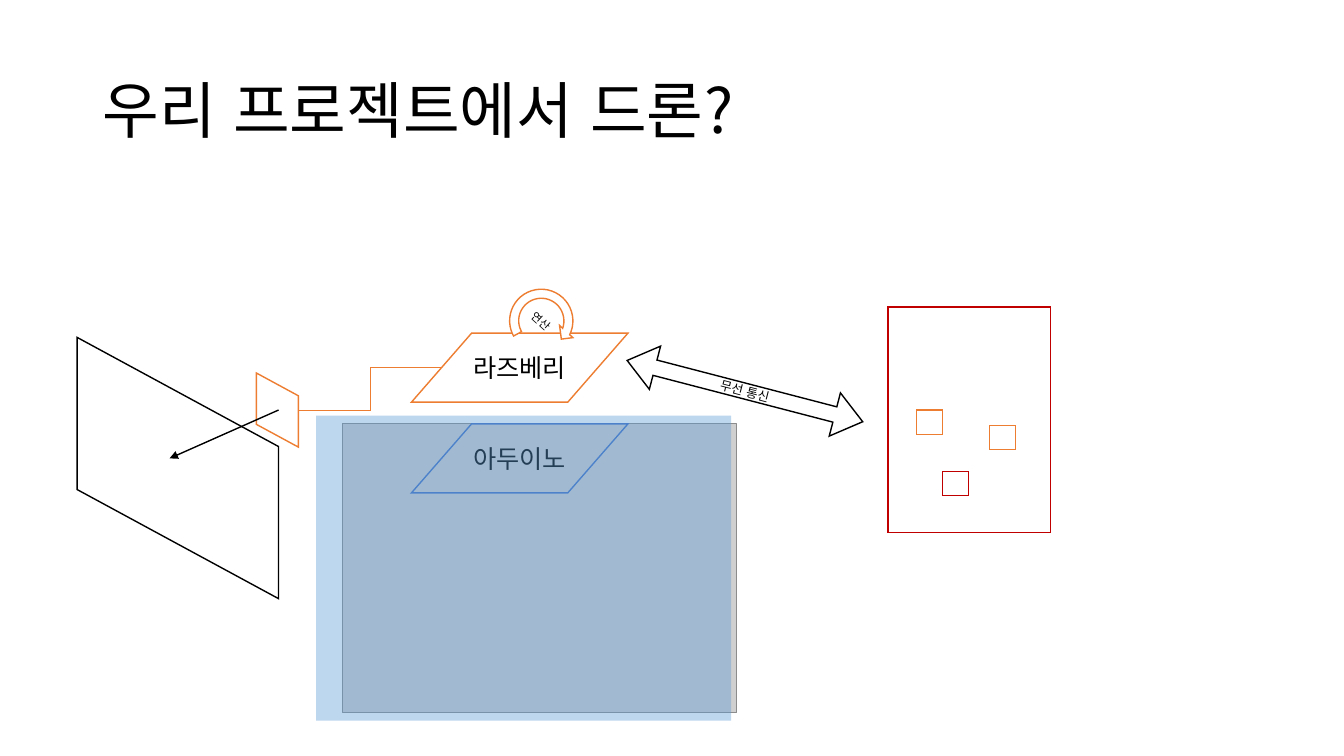
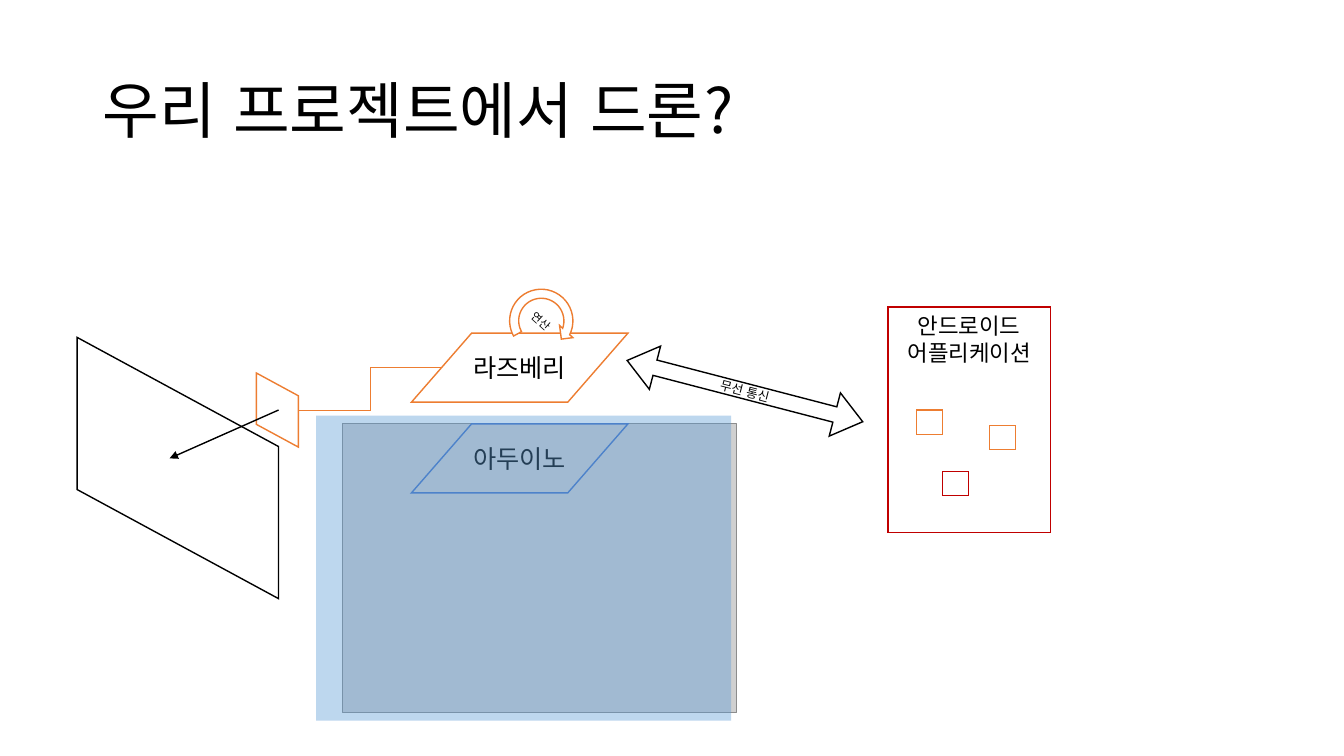
Before and after one commit to goofcode/MTDC, a slide deck: slide 2 of Study/20170430.pptx. Drawn at 1344x756 pixels with LibreOffice and Linux fonts; fonts in the diff are those of the drawing; grey boxes stand for pictures. Boxes give left, top, right and bottom in pixels: in the first picture for what was removed or moved away, otherwise in the second. Text is boxed around its words. In the diff, an @@ line names an element or a change of style, - is before the commit and + after.

```diff
--- a/Study/20170430.pptx
+++ b/Study/20170430.pptx
@@ text in rectangle at (x1=908, y1=315, x2=1031, y2=363): text added @@
+안드로이드 어플리케이션
```
Also in this commit, not shown: 1 other slide changed, 1 other file.
